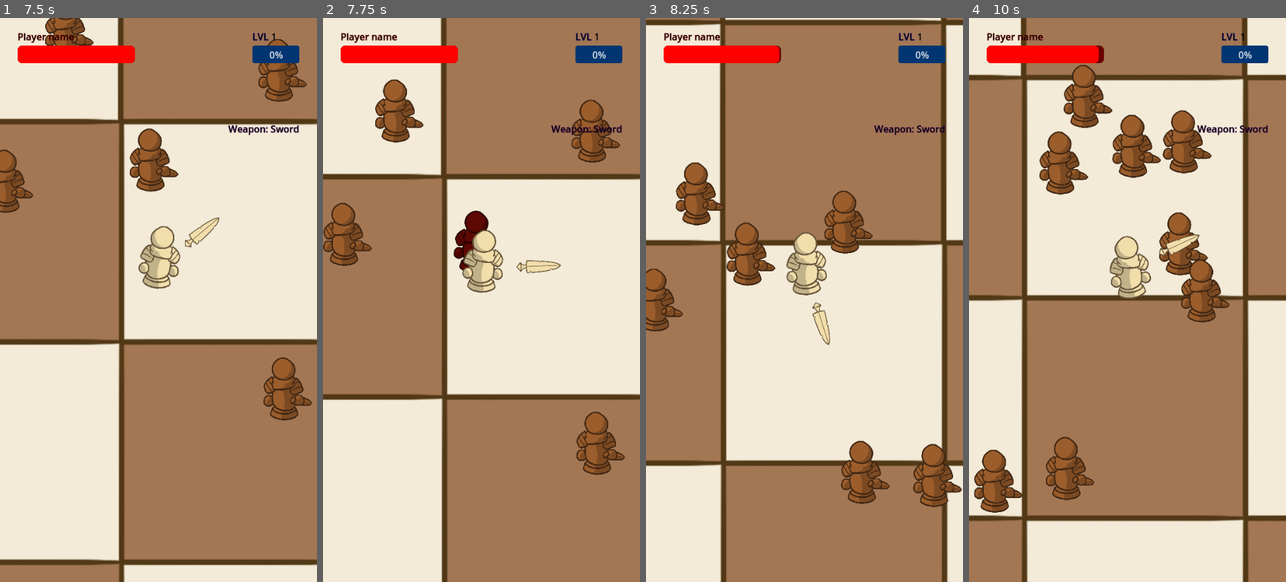
Above: before the commit, frames 1-4 (left to right).
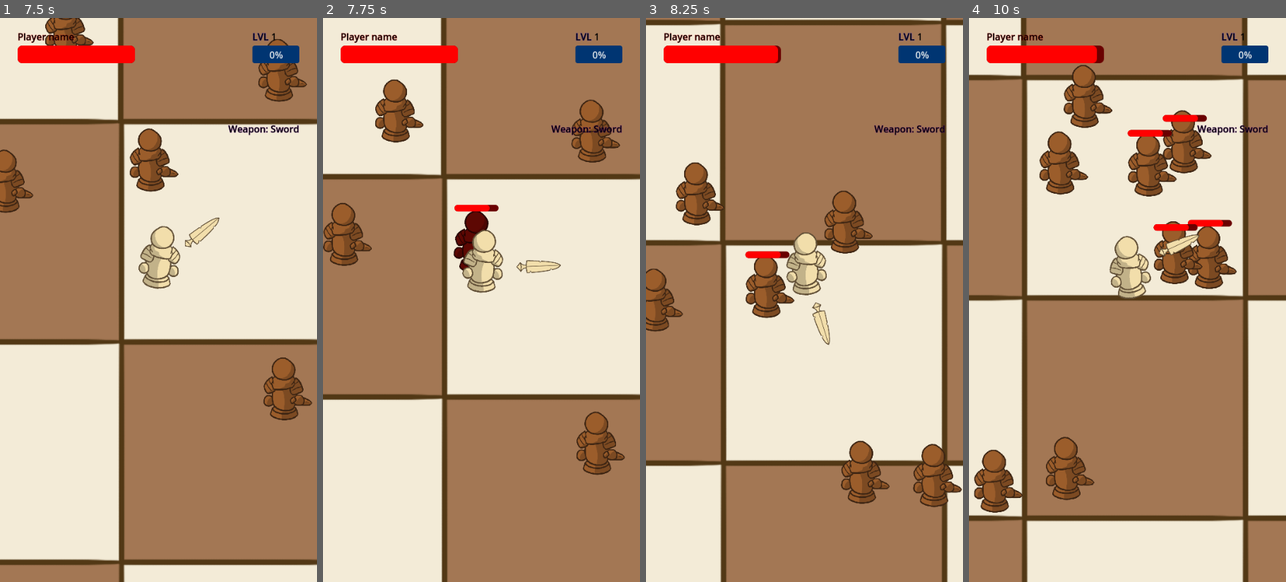
Above: after the commit, the same moments.

Repository: Sz4lmi/wave-survival
Game: Godot game, scene res://world/world.tscn
Same seed, same stepped clock (60 frames per second), same inputs: the game is played once before the commit and once after it.
Inputs:
- Up to frame 1 (7.5 s): click "sword" at 0.5 s; hold D (right) 1.28-2.03 s; hold S (down) 2.03-2.78 s; hold D (right) 2.78-3.53 s; hold W (up) 3.53-4.28 s; hold A (left) 4.28-5.78 s; hold S (down) 5.78-6.53 s; hold D (right) 6.53-7.28 s; hold W (up) from 7.28 s (still down)
- Up to frame 2 (7.75 s): keep holding W (up)
- Up to frame 3 (8.25 s): release W (up) at 8.03 s; hold D (right) from 8.03 s (still down)
- Up to frame 4 (10 s): release D (right) at 8.78 s; hold S (down) 8.78-9.53 s; hold A (left) from 9.53 s (still down)

Frame 1 is identical in both runs. In frame 2, 0.2% of the frame differs, in the area x 41-56%, y 33-35%; in frame 3, 1.9%; in frame 4, 4.5%, in the area x 39-85%, y 4-54%.

Commit message:
bow and arrow first approach
added bow and arrow weapon, upgrades do fuckall, but so do i

Diff:
--- a/enemy/pawn_enemy.gd
+++ b/enemy/pawn_enemy.gd
@@ -2,6 +2,7 @@
 
 const SPEED = 150
 var health = 5
+var maxhealth = 5
 
 @onready var player = get_node("/root/world/Player")
 
@@ -11,11 +12,19 @@
 func _ready() -> void:
 	%flame.visible = false
 	%poison.visible = false
+	%HPBar.visible = false
 
 func _physics_process(delta: float) -> void:
 	var direction = global_position.direction_to(player.global_position)
 	velocity = direction * SPEED
 	move_and_slide()
+	%HPBar.value = health
+	%HPBar.max_value = maxhealth
+	if health < maxhealth:
+		%HPBar.visible = true
+	else:
+		%HPBar.visible = false
+
 
 func gethit(damage):
 	%AnimationPlayer.play("gethit")
--- a/enemy/pawn_enemy.tscn
+++ b/enemy/pawn_enemy.tscn
@@ -136,8 +136,8 @@
 scale_curve = SubResource("CurveTexture_2wdo0")
 color_ramp = SubResource("GradientTexture1D_jgjnd")
 turbulence_enabled = true
-turbulence_noise_strength = 9.13
-turbulence_noise_scale = 3.171
+turbulence_noise_strength = 4.75
+turbulence_noise_scale = 10.0
 turbulence_noise_speed_random = 3.0
 turbulence_initial_displacement_min = -100.0
 turbulence_initial_displacement_max = 50.0
@@ -172,10 +172,24 @@
 turbulence_initial_displacement_min = -100.0
 turbulence_initial_displacement_max = 50.0
 
+[sub_resource type="StyleBoxFlat" id="StyleBoxFlat_hw02d"]
+bg_color = Color(0.416754, 8.48304e-07, 2.16588e-07, 1)
+corner_radius_top_left = 8
+corner_radius_top_right = 8
+corner_radius_bottom_right = 8
+corner_radius_bottom_left = 8
+
+[sub_resource type="StyleBoxFlat" id="StyleBoxFlat_ulfmp"]
+bg_color = Color(1, 0, 0, 1)
+corner_radius_top_left = 8
+corner_radius_top_right = 8
+corner_radius_bottom_right = 8
+corner_radius_bottom_left = 8
+
 [node name="pawn_enemy" type="CharacterBody2D"]
 texture_filter = 1
-collision_layer = 2
-collision_mask = 3
+collision_layer = 4
+collision_mask = 5
 platform_floor_layers = 4294967040
 script = ExtResource("1_uhrry")
 
@@ -228,6 +242,19 @@
 wait_time = 5.0
 one_shot = true
 
+[node name="HPBar" type="ProgressBar" parent="."]
+unique_name_in_owner = true
+custom_minimum_size = Vector2(100, 15)
+offset_left = -50.0
+offset_top = -161.0
+offset_right = 50.0
+offset_bottom = -146.0
+theme_override_styles/background = SubResource("StyleBoxFlat_hw02d")
+theme_override_styles/fill = SubResource("StyleBoxFlat_ulfmp")
+max_value = 5.0
+value = 5.0
+show_percentage = false
+
 [connection signal="timeout" from="fire_dot" to="." method="_on_fire_dot_timeout"]
 [connection signal="timeout" from="fire_duration" to="." method="_on_fire_duration_timeout"]
 [connection signal="timeout" from="poison_dot" to="." method="_on_poison_dot_timeout"]
--- /dev/null
+++ b/player/arrow.gd
@@ -0,0 +1,20 @@
+extends Area2D
+
+const SPEED = 1000
+var range = 1200
+var travelled_distance = 0
+var damage = 1
+
+
+func _physics_process(delta: float) -> void:
+	var direction = Vector2.RIGHT.rotated(rotation)
+	position += direction * SPEED * delta
+	travelled_distance += SPEED * delta
+	if travelled_distance > range:
+		queue_free()
+
+func _on_body_entered(body: Node2D) -> void:
+	if body.has_method("gethit"):
+		body.gethit(damage)
+	queue_free()
+	print(damage)
--- /dev/null
+++ b/player/arrow.tscn
@@ -0,0 +1,24 @@
+[gd_scene load_steps=4 format=3 uid="uid://urlw5ilpwq3k"]
+
+[ext_resource type="Script" path="res://player/arrow.gd" id="1_tpty2"]
+[ext_resource type="Texture2D" uid="uid://v65oxiw55nib" path="res://assets/arrow.png" id="2_a6awh"]
+
+[sub_resource type="CapsuleShape2D" id="CapsuleShape2D_b3m0m"]
+radius = 13.0
+height = 106.0
+
+[node name="Arrow" type="Area2D"]
+top_level = true
+collision_layer = 0
+collision_mask = 5
+script = ExtResource("1_tpty2")
+
+[node name="Sprite2D" type="Sprite2D" parent="."]
+position = Vector2(-25, 9)
+texture = ExtResource("2_a6awh")
+
+[node name="CollisionShape2D" type="CollisionShape2D" parent="."]
+rotation = 1.5708
+shape = SubResource("CapsuleShape2D_b3m0m")
+
+[connection signal="body_entered" from="." to="." method="_on_body_entered"]
--- /dev/null
+++ b/player/bow.gd
@@ -0,0 +1,20 @@
+extends Area2D
+
+func _physics_process(delta: float) -> void:
+	var enemies_in_range = get_overlapping_bodies()
+	if enemies_in_range.size() > 0:
+		var target_enemy = enemies_in_range.front()
+		look_at(target_enemy.global_position)
+
+func shoot():
+	const ARROW = preload("res://player/arrow.tscn")
+	var new_arrow = ARROW.instantiate()
+	new_arrow.global_position = %arrow_spawn.global_position
+	new_arrow.global_rotation = %pivot.global_rotation
+	%arrow_spawn.add_child(new_arrow)
+
+
+func _on_timer_timeout() -> void:
+	var enemies_in_range = get_overlapping_bodies()
+	if enemies_in_range.size() > 0:
+		shoot()
--- /dev/null
+++ b/player/bow.tscn
@@ -0,0 +1,52 @@
+[gd_scene load_steps=6 format=3 uid="uid://c2numyi6wiv3v"]
+
+[ext_resource type="Texture2D" uid="uid://cb28s1faqbiee" path="res://assets/sword.png" id="1_5cok2"]
+[ext_resource type="Script" path="res://player/bow.gd" id="1_6e0fu"]
+
+[sub_resource type="CircleShape2D" id="CircleShape2D_umvoy"]
+radius = 6.59037e+07
+
+[sub_resource type="AtlasTexture" id="AtlasTexture_octrb"]
+atlas = ExtResource("1_5cok2")
+region = Rect2(0, 0, 208, 208)
+
+[sub_resource type="SpriteFrames" id="SpriteFrames_muyjg"]
+animations = [{
+"frames": [{
+"duration": 1.0,
+"texture": SubResource("AtlasTexture_octrb")
+}],
+"loop": true,
+"name": &"default",
+"speed": 5.0
+}]
+
+[node name="bow" type="Area2D"]
+position = Vector2(0, -40)
+rotation = 1.5708
+collision_layer = 0
+collision_mask = 4
+script = ExtResource("1_6e0fu")
+
+[node name="CollisionShape2D" type="CollisionShape2D" parent="."]
+scale = Vector2(1e-05, 1e-05)
+shape = SubResource("CircleShape2D_umvoy")
+
+[node name="pivot" type="Marker2D" parent="."]
+unique_name_in_owner = true
+
+[node name="AnimatedSprite2D" type="AnimatedSprite2D" parent="pivot"]
+position = Vector2(113, -2.38419e-07)
+rotation = 1.56289
+scale = Vector2(0.521275, 0.521275)
+sprite_frames = SubResource("SpriteFrames_muyjg")
+
+[node name="arrow_spawn" type="Marker2D" parent="pivot/AnimatedSprite2D"]
+unique_name_in_owner = true
+position = Vector2(0.197091, -24.9381)
+
+[node name="Timer" type="Timer" parent="."]
+wait_time = 0.5
+autostart = true
+
+[connection signal="timeout" from="Timer" to="." method="_on_timer_timeout"]
--- a/player/player.gd
+++ b/player/player.gd
@@ -7,19 +7,25 @@
 var xp = 0
 var xp_to_level_up = 25
 var currentlevel = 1
-
-
-#KARD
+var attackdamage = 1
+
+#SWORD
 const SWORD = preload("res://player/sword.tscn")
 var firstsword = SWORD.instantiate()
 var sword_rotation_speed = 150
 var swords = []
-var attackdamage = 1
 var lifesteal_scale = 0.0
 var swordcount = 0
 var onfire = false
 var poisoned = false
 
+#BOW AND ARROW
+const BOW = preload("res://player/bow.tscn")
+var attackspeed = 1
+var arrowcount = 1
+var attackrange = 1
+var bows = []
+var arrowrange = 1200
 
 var selected_weapon = ""
 var current_weapon_upgrades = []
@@ -35,7 +41,7 @@
 			{"name": "Poison Sword", "level": 0, "max_level": 5, "locked": false},
 			{"name": "Movement Speed", "level": 0, "max_level": 10, "locked": false},
 			{"name": "Max Health", "level": 0, "max_level": 10, "locked": false},
-			{"name": "Colelction Radius", "level": 0, "max_level": 10, "locked": false}
+			{"name": "Collection Radius", "level": 0, "max_level": 10, "locked": false}
 		]
 	},
 	"bow": {
@@ -49,7 +55,7 @@
 			{"name": "Flaming Arrows", "level": 0, "max_level": 5, "locked": false},
 			{"name": "Movement Speed", "level": 0, "max_level": 10, "locked": false},
 			{"name": "Max Health", "level": 0, "max_level": 10, "locked": false},
-			{"name": "Colelction Radius", "level": 0, "max_level": 10, "locked": false}
+			{"name": "Collection Radius", "level": 0, "max_level": 10, "locked": false}
 		]
 	},
 	"shield": {
@@ -97,6 +103,7 @@
 func _on_weapon2_pressed():
 	selected_weapon = "bow"
 	current_weapon_upgrades = weapons[selected_weapon]["upgrades"]
+	resetbow()
 	start_game()
 
 func _on_weapon3_pressed():
@@ -115,6 +122,10 @@
 	var direction = Input.get_vector("left", "right", "up", "down")
 	velocity = direction * speed
 	move_and_slide()
+
+	%HPBar.value = health
+	%HPBar.max_value = maxhealth
+
 	if velocity.length() > 0.0:
 		%AnimationPlayer.play("walk")
 	else:
@@ -123,8 +134,6 @@
 	var mobs = %hurtbox.get_overlapping_bodies()
 	if mobs.size() > 0:
 		health -= damage * mobs.size() * delta
-		%HPBar.value = health
-		%HPBar.max_value = maxhealth
 	if health <= 0.0:
 		ded.emit()
 
@@ -415,6 +424,7 @@
 
 func increase_arrow_range(upgrade):
 	upgrade["level"] += 1
+	arrowrange = arrowrange * 1.08
 	%Upgrade2.visible = true
 	%Name2.text = upgrade["name"]
 	match upgrade["level"]:
@@ -618,14 +628,10 @@
 func increase_movement_speed(upgrade):#WORKS
 	upgrade["level"] += 1
 	speed *= 1.1
-	print("Movement Speed upgraded to:", speed)
-	print("Movement Speed max level:", upgrade["max_level"])
 
 func increase_max_hp(upgrade):#WORKS
 	upgrade["level"] += 1
 	maxhealth *= 1.2
-	print("Max Health upgraded to:", maxhealth)
-	print("Max Health max level:", upgrade["max_level"])
 
 func increase_coll_rad(upgrade):
 	print("radius increased")
@@ -650,4 +656,8 @@
 
 func lifesteal(n):#WORKS
 	health += n * lifesteal_scale
-	%HPBar.value = health
+
+func resetbow():#WORKS
+	var bow = BOW.instantiate()
+	add_child(bow)
+	bows.append(bow)
--- a/player/player.tscn
+++ b/player/player.tscn
@@ -242,6 +242,7 @@
 corner_radius_bottom_left = 4
 
 [node name="Player" type="CharacterBody2D"]
+collision_layer = 2
 platform_floor_layers = 4294967040
 safe_margin = 3.0
 script = ExtResource("1_mu5gq")
@@ -267,7 +268,7 @@
 unique_name_in_owner = true
 scale = Vector2(0.662944, 0.662944)
 collision_layer = 0
-collision_mask = 2
+collision_mask = 4
 
 [node name="CollisionShape2D" type="CollisionShape2D" parent="hurtbox"]
 position = Vector2(-2.50111e-12, -30)
--- a/player/sword.gd
+++ b/player/sword.gd
@@ -1,7 +1,7 @@
 extends Node2D
 
-var damage = 1
 @onready var player = get_node("/root/world/Player")
+var damage
 var onfire = false
 var fireduration = 2.5
 var poisoned = false
@@ -15,6 +15,7 @@
 	if body.has_method("gethit"):
 		body.gethit(damage)
 		player.lifesteal(damage)
+		print(damage)
 		if onfire == true:
 			body.setonfire(fireduration)
 		if poisoned == true:
--- a/player/sword.tscn
+++ b/player/sword.tscn
@@ -30,8 +30,8 @@
 scale_curve = SubResource("CurveTexture_2bpaf")
 color_ramp = SubResource("GradientTexture1D_h1uma")
 turbulence_enabled = true
-turbulence_noise_strength = 9.03
-turbulence_noise_scale = 1.054
+turbulence_noise_strength = 8.61
+turbulence_noise_scale = 10.145
 turbulence_noise_speed_random = 3.0
 turbulence_initial_displacement_min = -100.0
 turbulence_initial_displacement_max = 50.0
@@ -80,7 +80,8 @@
 
 [node name="Area2D" type="Area2D" parent="pivot/sword"]
 position = Vector2(37.8531, -7.99897)
-collision_mask = 2
+collision_layer = 0
+collision_mask = 4
 
 [node name="CollisionShape2D" type="CollisionShape2D" parent="pivot/sword/Area2D"]
 unique_name_in_owner = true
--- a/random_stuff/xporb.tscn
+++ b/random_stuff/xporb.tscn
@@ -114,8 +114,8 @@
 }
 
 [node name="XP_orb" type="CharacterBody2D"]
-collision_layer = 4
-collision_mask = 4
+collision_layer = 0
+collision_mask = 0
 script = ExtResource("1_dhflr")
 
 [node name="Sprite2D" type="Sprite2D" parent="."]
@@ -130,11 +130,15 @@
 debug_color = Color(0.630653, 0, 0.0642944, 0.42)
 
 [node name="Area2D" type="Area2D" parent="."]
+collision_layer = 0
+collision_mask = 7
 
 [node name="CollisionShape2D" type="CollisionShape2D" parent="Area2D"]
 shape = SubResource("CircleShape2D_wrhqc")
 
 [node name="Pickup" type="Area2D" parent="."]
+collision_layer = 0
+collision_mask = 7
 
 [node name="CollisionShape2D" type="CollisionShape2D" parent="Pickup"]
 shape = SubResource("CircleShape2D_kxtg7")
--- a/world/world.tscn
+++ b/world/world.tscn
@@ -257,6 +257,7 @@
 [node name="map end" type="StaticBody2D" parent="Map"]
 z_index = -30
 position = Vector2(2500, 2500)
+collision_mask = 0
 
 [node name="CollisionShape2D" type="CollisionShape2D" parent="Map/map end"]
 position = Vector2(-2953.13, 0)
Binary file added: assets/arrow.png
Not shown, added: assets/arrow.png.import
Not shown: 1 places in enemy/pawn_enemy.tscn that only renumber resources
